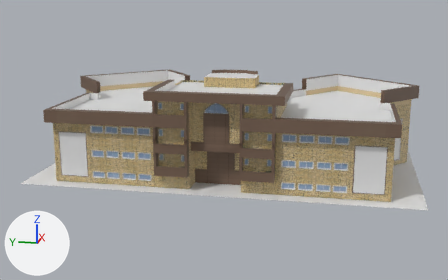
Renders of the Blender file Mr. Khorshidi Folder/Humanitis_Building_with_Color.blend from each side of a commit.
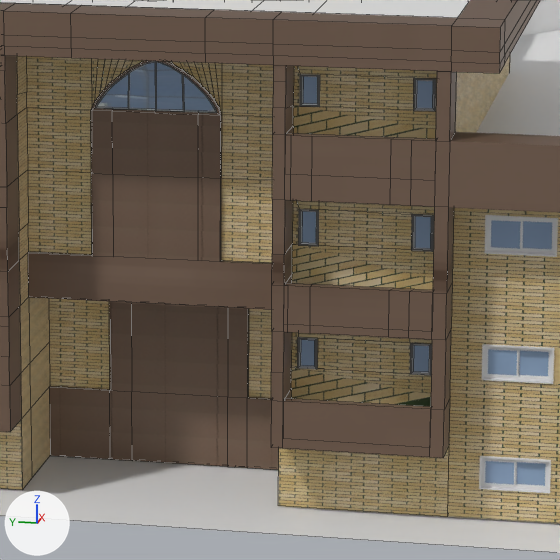
Old and new are each drawn whole from a 50 mm camera at (-29577.0, -5416.0, 8566.0) aimed at (-71.0, 485.0, 1189.0) and again close up on the part from 41% to 66% of the width and 33% to 73% of the height. The axes (+X, +Y, +Z) are drawn at lower left. The lights are the same throughout. The older version's two pictures come first. The close-ups show mesh edges as thin lines.
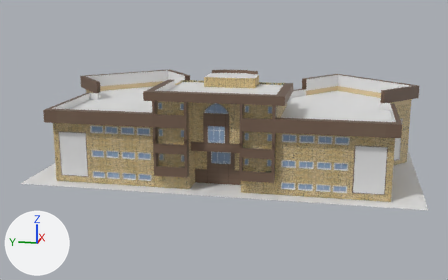
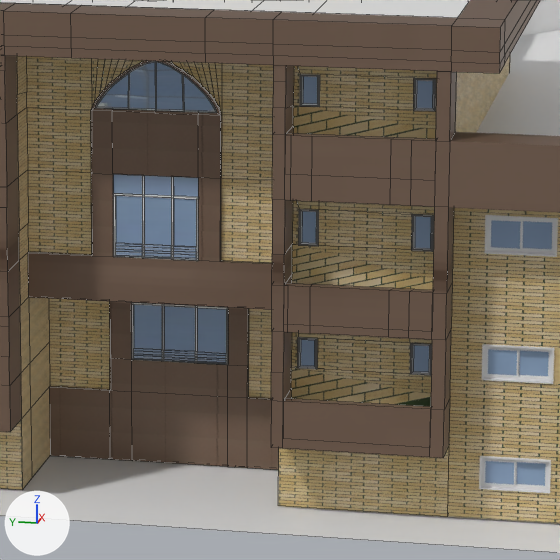
The change, as a list of edits to the scene's bpy script:
```text
Change me_cube_001:
    used by ob_cube; location = (-2193.0, 7.0, 2012.0); rotation_euler = (0.0, 0.0, 1.571), in degrees (0, 0, 90); scale = (26.0, 23.0, 20.0)
    remove me_cube_001.from_pydata(...)  # 1752 vertices, 1526 faces; spans x -115.0..114.0, y -116.0..117.0, z -100.0..131.0
    add me_cube_001.from_pydata(...)  # 2280 vertices, 2014 faces; spans x -115.0..114.0, y -116.0..117.0, z -100.0..131.0
    me_cube_001 part 1: 528 vertices added at x -26.0..22.0, y 56.0..88.0, z -53.0..40.0
```

Changed parts and their boxes (x1, y1, x2, y2) in the close-ups (560 x 560 px):
part 1 of me_cube_001, added
    after: (28, 111, 272, 398)
